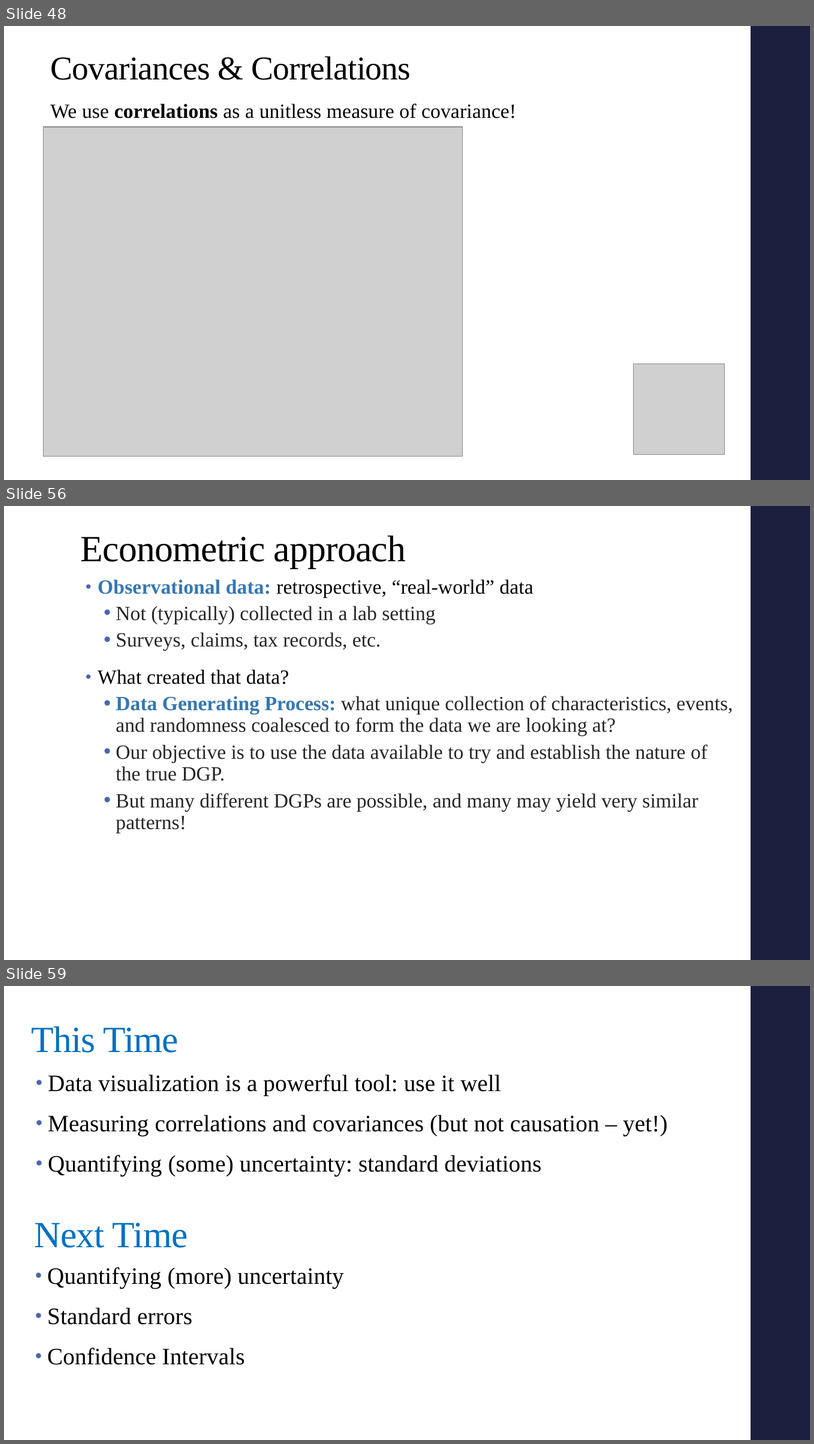
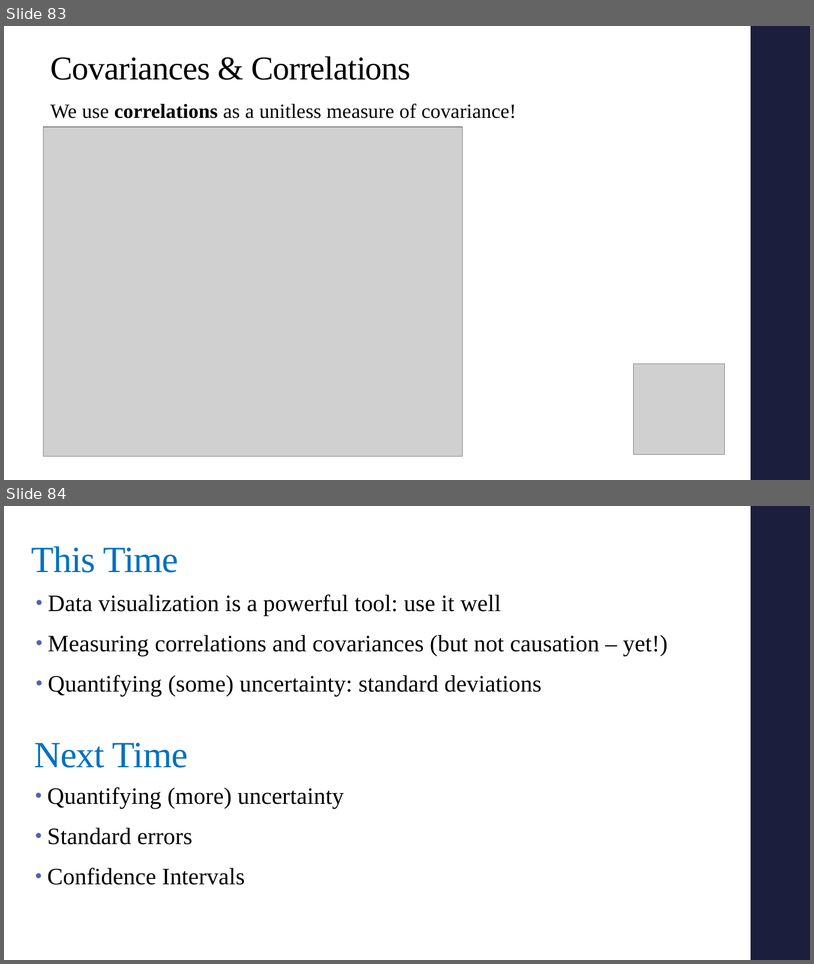
Before and after one commit to alex-hoagland/HAD5772, a slide deck: Lectures/Lecture03_Correlations/Lecture3_Correlations.pptx. Shown one above the other, each under a label of ours: slides 48, 56 and 59 before the commit, slides 83 and 84 after it; the slides between them are not shown. The pictures are 814x1444 and 814x964 pixels, drawn with LibreOffice and Linux fonts; fonts in the diff are those of the drawing; grey boxes stand for pictures. Boxes give left, top, right and bottom in pixels: in the first picture for what was removed or moved away, otherwise in the second. Text is boxed around its words. In the diff, an @@ line names an element or a change of style, - is before the commit and + after.

```diff
--- a/Lectures/Lecture03_Correlations/Lecture3_Correlations.pptx
+++ b/Lectures/Lecture03_Correlations/Lecture3_Correlations.pptx
@@ slide 56 removed at (4,506,810,960), background #FFFFFF; not listed: 1 template element that a slide beside it also shows @@
@@ title removed at (81,535,406,568) @@
-Econometric approach
@@ text removed at (98,579,733,833) @@
-• Observational data: retrospective, “real-world” data
-  • Not (typically) collected in a lab setting
-  • Surveys, claims, tax records, etc.
-• What created that data?
-  • Data Generating Process: what unique collection of characteristics, events, and randomness coalesced to form the data we are looking at?
-  • Our objective is to use the data available to try and establish the nature of the true DGP.
-  • But many different DGPs are possible, and many may yield very similar patterns!
@@ what was slide 48 is now slide 83 @@
@@ what was slide 59 is now slide 84 @@
```
Also in this commit, not shown: 2 slides changed, 35 slides added, 9 other slides removed, 3 other files.
